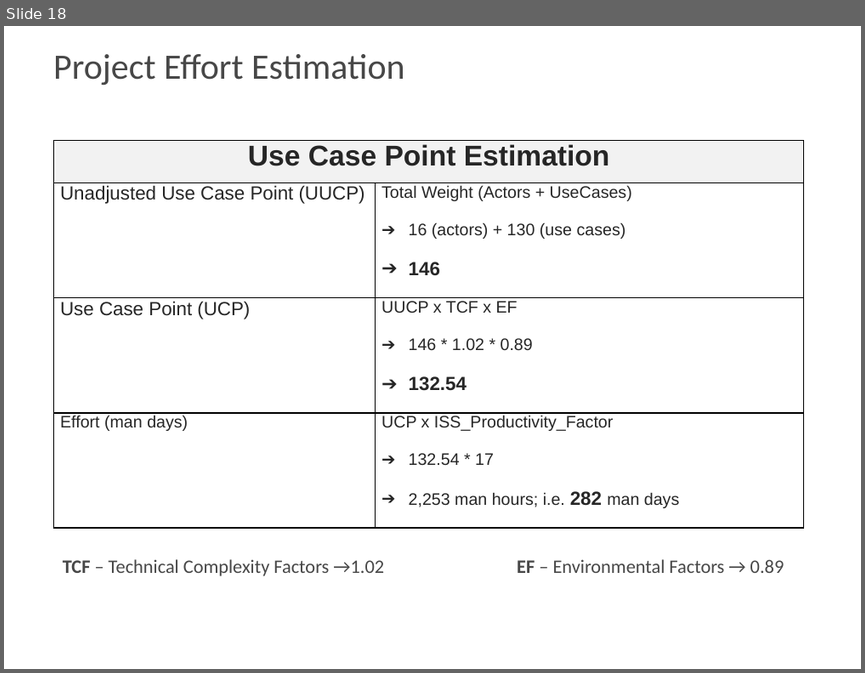
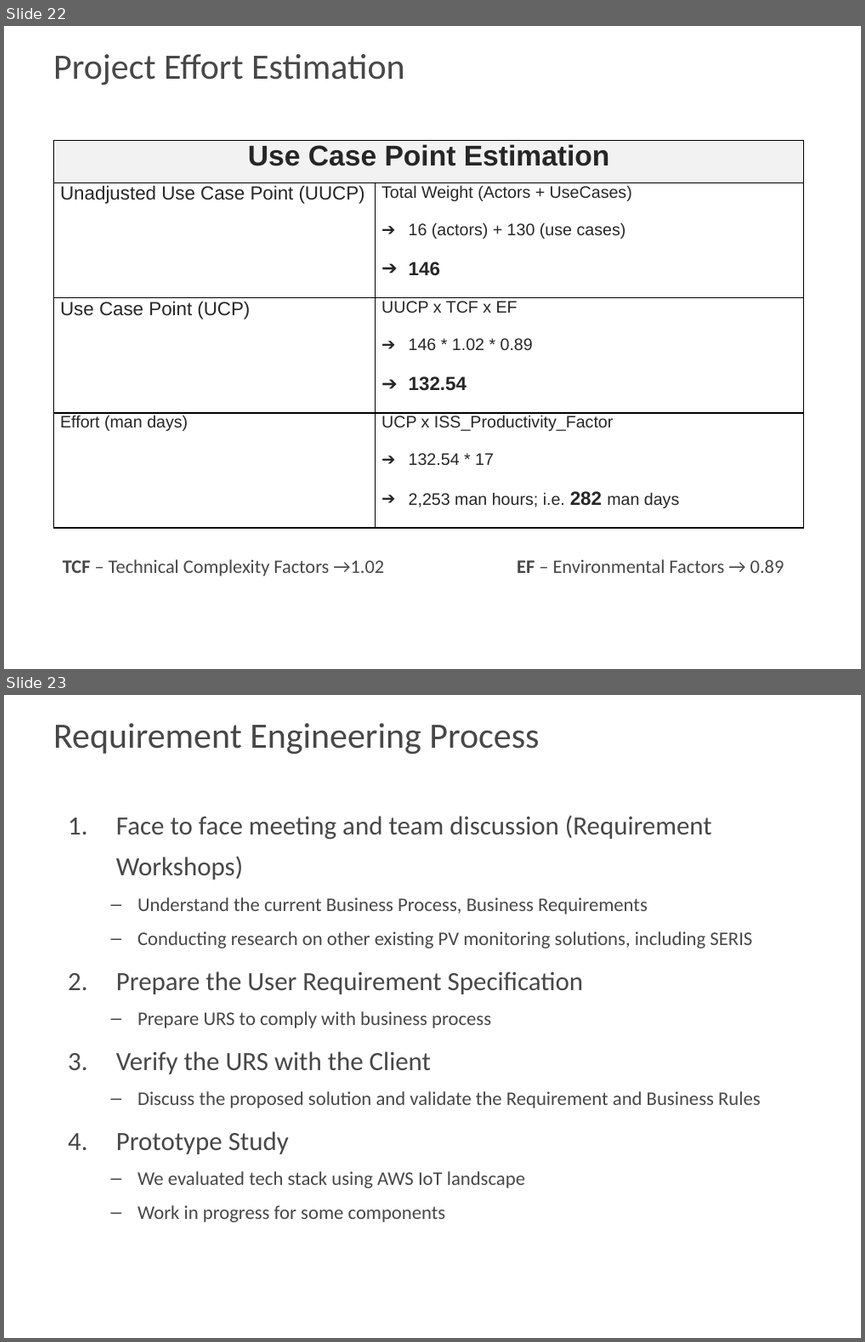
Before and after one commit to MrNayLA/SE25PT7SERIS, a slide deck: MGMT/REPORT/PPT/WORK IN PROGRESS/RAM Project Presentation - Iter0.pptx. Shown one above the other, each under a label of ours: slide 18 before the commit, slides 22 and 23 after it. The pictures are 865x673 and 865x1342 pixels, drawn with LibreOffice and Linux fonts; fonts in the diff are those of the drawing; background and template pictures are left out. Boxes give left, top, right and bottom in pixels: in the first picture for what was removed or moved away, otherwise in the second. Text is boxed around its words. In the diff, an @@ line names an element or a change of style, - is before the commit and + after.

```diff
--- a/MGMT/REPORT/PPT/WORK IN PROGRESS/RAM Project Presentation - Iter0.pptx
+++ b/MGMT/REPORT/PPT/WORK IN PROGRESS/RAM Project Presentation - Iter0.pptx
@@ slide 23 added at (x1=4, y1=695, x2=861, y2=1338), background picture (left out) @@
@@ title added at (x1=53, y1=723, x2=539, y2=754), 30 pt, text #474747 @@
+Requirement Engineering Process
@@ text added at (x1=116, y1=815, x2=760, y2=1222), 16.1 pt, text #474747 @@
+1. Face to face meeting and team discussion (Requirement Workshops)
+  – Understand the current Business Process, Business Requirements
+  – Conducting research on other existing PV monitoring solutions, including SERIS
+2. Prepare the User Requirement Specification
+  – Prepare URS to comply with business process
+3. Verify the URS with the Client
+  – Discuss the proposed solution and validate the Requirement and Business Rules
+4. Prototype Study
+  – We evaluated tech stack using AWS IoT landscape
+  – Work in progress for some components
@@ what was slide 18 is now slide 22 @@
```
Also in this commit, not shown: 9 slides changed, 11 other slides added.
